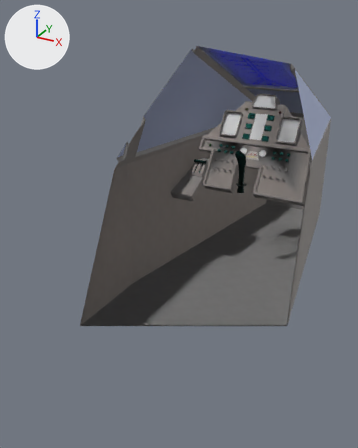
The FBX model assets/cockpit.fbx as it was, and as the next commit left it.
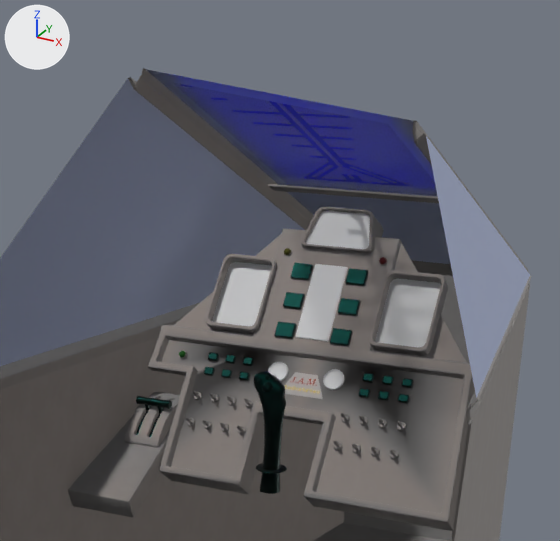
There are two pictures of each version: one whole from a 50 mm lens placed at (0.000205, -0.00037, 0.00009), pointed at (-0.000048, 0.000089, -0.00014), one close up on the part from 41% to 95% of the width and 5% to 47% of the height. The axes (+X, +Y, +Z) are drawn at upper left. The lights are the same throughout. Everything nearer to the camera than a plane just in front of the edit is cut away. Where no turn or scale is listed for an object, it has been applied to the vertices. Vertices at the same position are counted once.

Names of what the first close-up shows: 'AimingScreenForward', 'Body', 'CenterScreen', 'Frame', 'Instruments', 'Joystick', 'Panel', 'ScreenFrames', 'ScreenLeft', 'ScreenRight', 'ScreenTop', 'WindowsForward'.
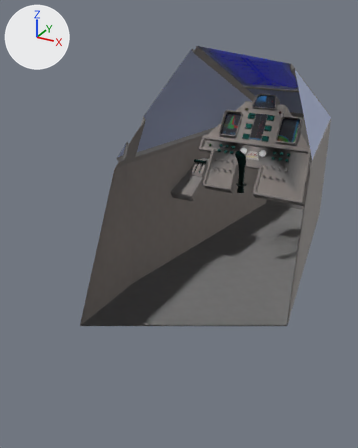
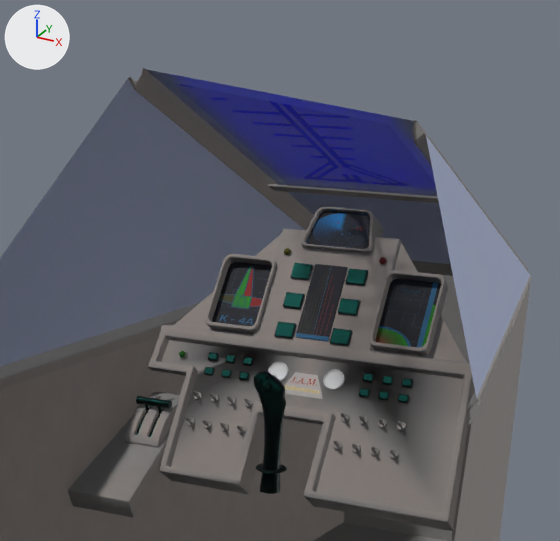
Pixel boxes [x1, y1, x2, y2] of what changed, in the close-ups (560 x 541 px):
'ScreenRight', recoloured (grey to black)
    both: [375, 279, 441, 347]
'ScreenLeft', recoloured, surface changed (grey to black)
    both: [212, 262, 272, 326]
'CenterScreen', recoloured (grey to black)
    both: [295, 264, 348, 342]
'ScreenTop', recoloured
    both: [306, 211, 370, 249]

What changed in the scene script:
```text
Add img_screen2_png:
    img_screen2_png = load_image('screen2.png', 'screen2.png', 512, 1024, 'sRGB')
Add img_screen1_png:
    img_screen1_png = load_image('screen1.png', 'screen1.png', 512, 1024, 'sRGB')
Add img_screen3_jpg:
    img_screen3_jpg = load_image('screen3.jpg', 'screen3.jpg', 2048, 2048, 'sRGB')
Add img_screen4_png:
    img_screen4_png = load_image('screen4.png', 'screen4.png', 512, 1024, 'sRGB')
Add mat_material_007:
    mat_material_007 = principled_material('Material.007')
    mat_material_007.texture = img_screen2_png  # with its transparency
    mat_material_007.roughness = 0.69
Add mat_material_005:
    mat_material_005 = principled_material('Material.005')
    mat_material_005.texture = img_screen1_png  # with its transparency
    mat_material_005.roughness = 0.69
Add mat_material_004:
    mat_material_004 = principled_material('Material.004')
    mat_material_004.texture = img_screen3_jpg
    mat_material_004.roughness = 0.69
Add mat_material_008:
    mat_material_008 = principled_material('Material.008')
    mat_material_008.texture = img_screen4_png  # with its transparency
    mat_material_008.roughness = 0.69
Change me_mesh_002:
    where me_mesh_002.from_pydata(...)  # 56 vertices, 54 faces; spans x -0.000007..0.000007, y 0.000194..0.000217, z -0.000061..-0.000031
    add me_mesh_002.materials.append(mat_material_008)  # picture img_screen4_png
Change me_mesh_005:
    where me_mesh_005.from_pydata(...)  # 12 vertices, 1 face; spans x -0.000014..0.000014, y 0.000217..0.000226, z -0.000024..-0.00001
    add me_mesh_005.materials.append(mat_material_004)  # picture img_screen3_jpg
Change me_mesh_007:
    where me_mesh_007.from_pydata(...)  # 12 vertices, 1 face; spans x -0.000048..-0.000025, y 0.000197..0.000214, z -0.000059..-0.000034
    used by ob_screenleft; location = (0.0, 0.0, 0.0)
    me_mesh_007 part 1: texture (UV) coordinates of 1 of 1 face, centred in x -0.000036, y 0.000205, z -0.000046, changed; they spanned u 0.01..0.71, v 0.01..0.99 and now span u 0.0..1.0, v 0.0..0.99
    add me_mesh_007.materials.append(mat_material_007)  # picture img_screen2_png
Change me_mesh_006:
    where me_mesh_006.from_pydata(...)  # 12 vertices, 1 face; spans x 0.000026..0.000049, y 0.000197..0.000214, z -0.000059..-0.000034
    add me_mesh_006.materials.append(mat_material_005)  # picture img_screen1_png
```
